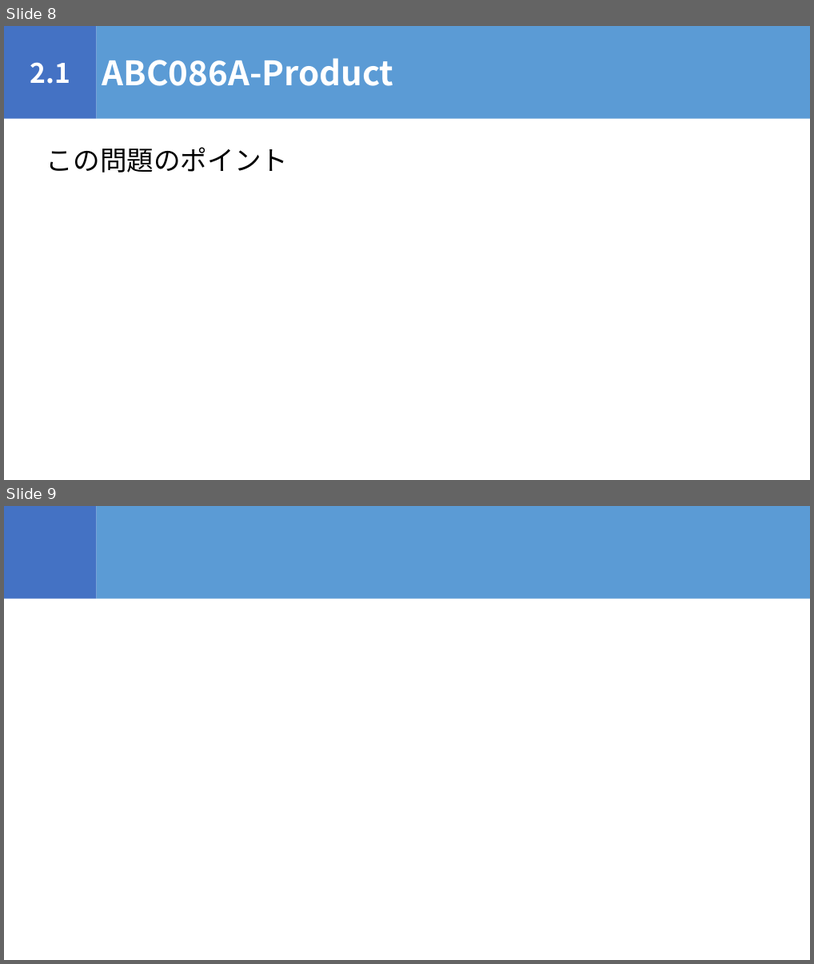
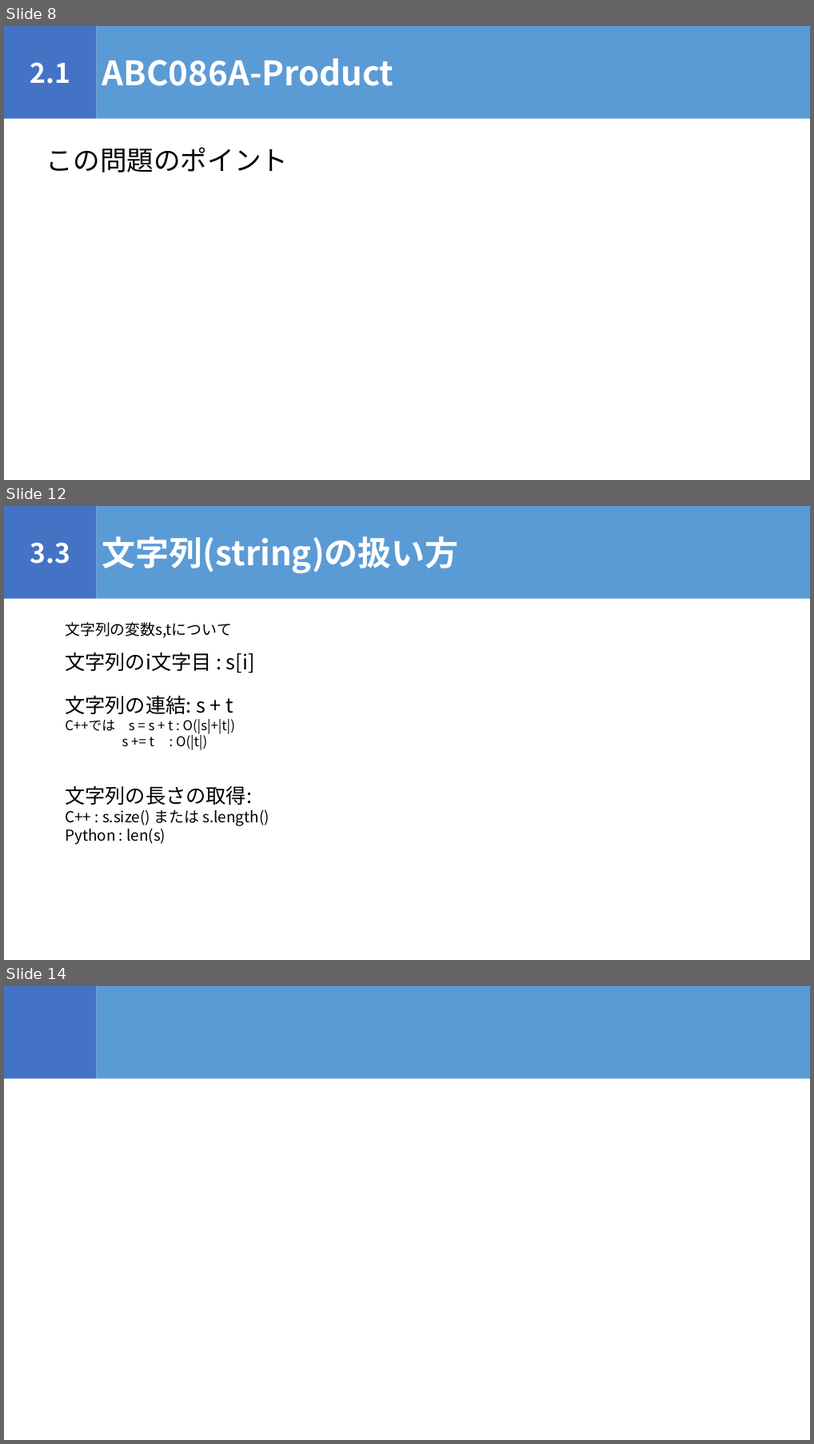
Before and after one commit to igeeeeee/triC_AtCoder_Beginners_Selection, a slide deck: ABS_勉強会.pptx. Shown one above the other, each under a label of ours: slides 8 and 9 before the commit, slides 8, 12 and 14 after it; the slides between them are not shown. The pictures are 814x964 and 814x1444 pixels, drawn with LibreOffice and Linux fonts; fonts in the diff are those of the drawing. Boxes give left, top, right and bottom in pixels: in the first picture for what was removed or moved away, otherwise in the second. Text is boxed around its words. In the diff, an @@ line names an element or a change of style, - is before the commit and + after.

```diff
--- a/ABS_勉強会.pptx
+++ b/ABS_勉強会.pptx
@@ slide 12 added at (x1=4, y1=506, x2=810, y2=960), background #FFFFFF @@
@@ rectangle added at (x1=4, y1=506, x2=97, y2=599), fill #4472C4, 32 pt, text #FFFFFF, bold @@
+3.3
@@ rectangle added at (x1=97, y1=506, x2=810, y2=599), fill #5B9BD5, 40 pt, text #FFFFFF, bold @@
+文字列(string)の扱い方
@@ text added at (x1=65, y1=622, x2=232, y2=638), 18 pt, text #000000 @@
+文字列の変数s,tについて
@@ text added at (x1=65, y1=652, x2=255, y2=673), 24 pt, text #000000 @@
+文字列のi文字目 : s[i]
@@ text added at (x1=65, y1=695, x2=235, y2=750), 16 pt, text #000000 @@
+文字列の連結: s + t
+C++では s = s + t : O(|s|+|t|)
+s += t : O(|t|)
@@ text added at (x1=65, y1=785, x2=269, y2=844), 18 pt, text #000000 @@
+文字列の長さの取得:
+C++ : s.size() または s.length()
+Python : len(s)
@@ what was slide 9 is now slide 14 @@
```
Also in this commit, not shown: 4 other slides added, 3 other files.
